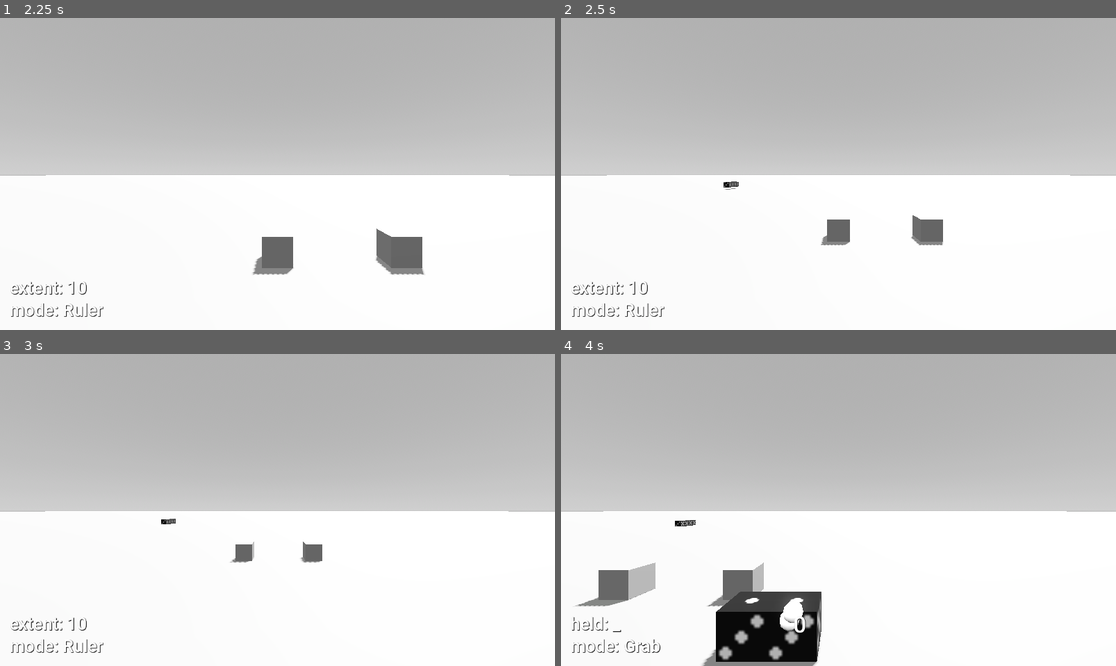
Above: before the commit, frames 1-4 (two rows, left to right).
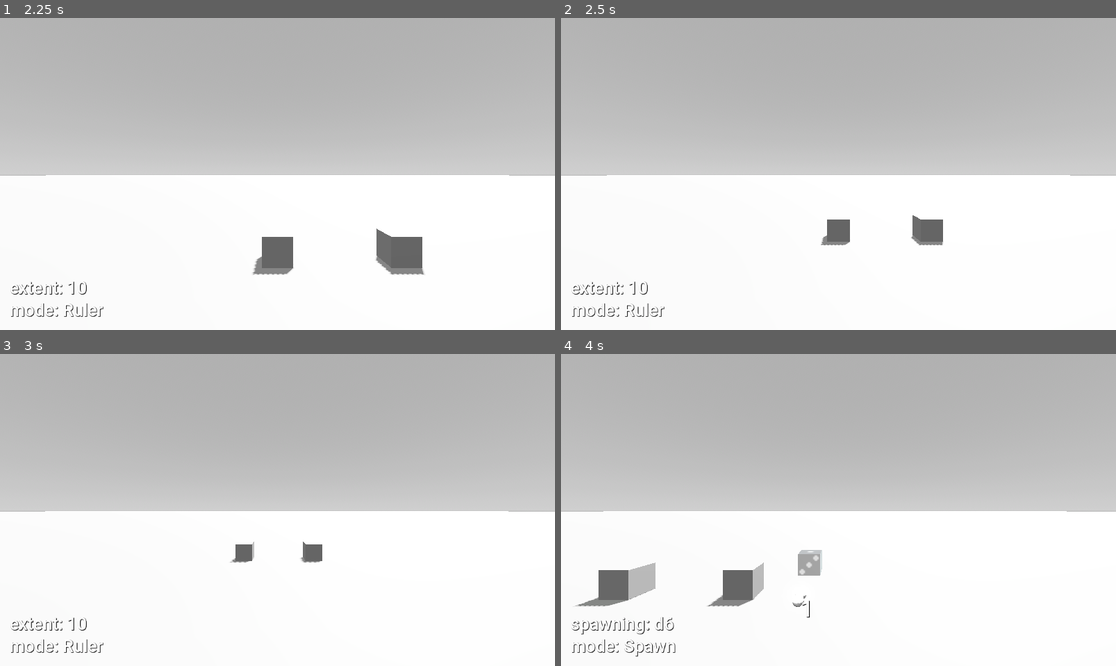
Above: after the commit, the same moments.

Repository: ktnlvr/table
Game: Godot game, scene res://scenes/base.tscn
Same seed, same stepped clock (60 frames per second), same inputs: the game is played once before the commit and once after it.
Inputs (mouse positions are in pixels of both pictures, inside the frame that each line leads up to):
- Up to frame 1 (2.25 s): tap Enter (Toggle Lock Height) at 0.5 s; move the mouse to (399, 158) at 0.52 s; press the mouse at (399, 158) at 0.53 s; hold D (Right) 0.53-1.25 s; tap Y (Next Mode) at 0.8, 2.1 s; release the mouse at (399, 158) at 1.25 s; click "Host" at 1.25 s; tap Space at 2 s; move the mouse to (166, 189) at 2.02 s; hold S (Back) from 2.03 s (still down)
- Up to frame 2 (2.5 s): keep holding S (Back); tap T at 2.3 s
- Up to frame 3 (3 s): move the mouse to (333, 441) at 2.77 s; release S (Back) at 2.78 s; hold D (Right) from 2.78 s (still down); hold T from 2.78 s (still down)
- Up to frame 4 (4 s): click (894, 441) at 3.05 s; move the mouse to (810, 572) at 3.52 s; release D (Right) at 3.53 s; release T at 3.53 s; hold W (Forward) from 3.53 s (still down); tap Shift (Boost) at 3.6 s; click (810, 572) at 3.67 s; tap Y (Next Mode) at 3.8 s

Frame 1 is identical in both runs. In frame 2, less than 0.1% of the frame differs, in the area x 29-33%, y 52-56%; in frame 3, less than 0.1%; in frame 4, 5.0%, in the area x 1-48%, y 53-100%.
Error before the commit: Invalid access to property or key 'position' on a base object of type 'Dictionary'. (res://scripts/controls/Controller.gd:239)

Commit message:
Add a mode for spawning things

Diff:
--- a/data/miniatures/Teapot.tres
+++ b/data/miniatures/Teapot.tres
@@ -1,5 +1,6 @@
-[gd_resource type="Resource" script_class="Miniature" load_steps=3 format=3 uid="uid://c7v7qhq0k2ha7"]
+[gd_resource type="Resource" script_class="Miniature" load_steps=4 format=3 uid="uid://c7v7qhq0k2ha7"]
 
+[ext_resource type="ArrayMesh" uid="uid://cet3vdcvmynbp" path="res://data/meshes/Teapot.obj" id="1_q11ae"]
 [ext_resource type="Script" path="res://scripts/data/Miniature.gd" id="2_acbrf"]
 
 [sub_resource type="StandardMaterial3D" id="StandardMaterial3D_oytmu"]
@@ -10,6 +11,7 @@
 [resource]
 script = ExtResource("2_acbrf")
 display_name = "Utah Teapot"
+_mesh = ExtResource("1_q11ae")
 material = SubResource("StandardMaterial3D_oytmu")
 density = 1.0
 face_values = {}
--- a/project.godot
+++ b/project.godot
@@ -85,11 +85,13 @@
 "Gentle Up"={
 "deadzone": 0.5,
 "events": [Object(InputEventMouseButton,"resource_local_to_scene":false,"resource_name":"","device":-1,"window_id":0,"a …(253 unchanged characters)…
+, Object(InputEventKey,"resource_local_to_scene":false,"resource_name":"","device":-1,"window_id":0,"alt_pressed":false,"shift_pressed":false,"ctrl_pressed":false,"meta_pressed":false,"pressed":false,"keycode":0,"physical_keycode":88,"key_label":0,"unicode":120,"location":0,"echo":false,"script":null)
 ]
 }
 "Gentle Down"={
 "deadzone": 0.5,
 "events": [Object(InputEventMouseButton,"resource_local_to_scene":false,"resource_name":"","device":-1,"window_id":0,"a …(253 unchanged characters)…
+, Object(InputEventKey,"resource_local_to_scene":false,"resource_name":"","device":-1,"window_id":0,"alt_pressed":false,"shift_pressed":false,"ctrl_pressed":false,"meta_pressed":false,"pressed":false,"keycode":0,"physical_keycode":90,"key_label":0,"unicode":122,"location":0,"echo":false,"script":null)
 ]
 }
 
--- a/scenes/prefabs/player.tscn
+++ b/scenes/prefabs/player.tscn
@@ -1,14 +1,32 @@
-[gd_scene load_steps=5 format=3 uid="uid://dlfkblp1gg5h4"]
+[gd_scene load_steps=7 format=3 uid="uid://dlfkblp1gg5h4"]
 
 [ext_resource type="Script" path="res://scripts/controls/Controller.gd" id="1_frclp"]
 [ext_resource type="Resource" uid="uid://b6ts5l3pgjq5h" path="res://data/miniatures/D6.tres" id="2_4d8w2"]
 [ext_resource type="Theme" uid="uid://e58brej7v4r5" path="res://ui/main.tres" id="3_dw5ud"]
 [ext_resource type="Material" uid="uid://do0u21ggc6r7i" path="res://materials/ruler.tres" id="4_ivexn"]
+[ext_resource type="Shader" path="res://shaders/hologram.gdshader" id="5_yrp11"]
+
+[sub_resource type="ShaderMaterial" id="ShaderMaterial_luuyn"]
+render_priority = 0
+shader = ExtResource("5_yrp11")
+shader_parameter/line_color = Vector4(1, 1, 1, 1)
+shader_parameter/line_width = 0.084
+shader_parameter/line_blur = 0.359
+shader_parameter/line_speed = 0.72
+shader_parameter/straight_lines = true
+shader_parameter/interrupt_width = 0.5
+shader_parameter/interrupt_blur = 0.25
+shader_parameter/interrupt_speed = 0.0850001
+shader_parameter/glow_color = Vector4(0.5, 0.75, 1, 1)
+shader_parameter/glow_itensity = 7.414
+shader_parameter/glow_amount = 8.341
+shader_parameter/flickering = 0.835
 
 [node name="Player" type="Node3D"]
 transform = Transform3D(1, 0, 0, 0, 1, 0, 0, 0, 1, 0, 3, 5)
 script = ExtResource("1_frclp")
 active_miniature = ExtResource("2_4d8w2")
+SPAWN_OVERLAY_SHADER = SubResource("ShaderMaterial_luuyn")
 
 [node name="Camera" type="Camera3D" parent="."]
 
@@ -71,3 +89,10 @@
 theme = ExtResource("3_dw5ud")
 theme_override_font_sizes/font_size = 48
 text = "Hii"
+
+[node name="Spawn Preview" type="Node3D" parent="."]
+transform = Transform3D(1, 0, 0, 0, 1, 0, 0, 0, 1, 0, 3, 5)
+top_level = true
+
+[node name="Preview Mesh" type="CSGMesh3D" parent="Spawn Preview"]
+cast_shadow = 0
--- a/scripts/controls/Controller.gd
+++ b/scripts/controls/Controller.gd
@@ -19,8 +19,11 @@
 enum {
 	MODE_GRAB,
 	MODE_RULER,
+	MODE_SPAWN,
 	amount_of_modes
 }
+
+@export var active_miniature: Miniature
 
 var locked_height = false
 var interact_with_frozen = false
@@ -40,7 +43,8 @@
 var current_ruler_length = 10
 var is_ruler_updating = false
 
-@export var active_miniature: Miniature
+# MODE_SPAWN
+@export var SPAWN_OVERLAY_SHADER: ShaderMaterial = null
 
 func try_grab(result):
 	if result:
@@ -116,17 +120,44 @@
 		$Ruler/A.global_position = raycast['position']
 		is_ruler_updating = true
 
+func _process_spawn(dt, raycast):
+	if not raycast:
+		return
+
+	var preview = $"Spawn Preview"
+	var preview_mesh = $"Spawn Preview/Preview Mesh"
+
+	preview.global_position = raycast['position']
+	preview_mesh.mesh = active_miniature.mesh()
+	preview_mesh.position.y = active_miniature.vertical_support_height()
+
+	if active_miniature.material == null:
+		preview_mesh.material = SPAWN_OVERLAY_SHADER
+	else:
+		preview_mesh.material = active_miniature.material.duplicate()
+		preview_mesh.material.albedo_color.a = 0.5
+		preview_mesh.material.transparency = BaseMaterial3D.TRANSPARENCY_ALPHA
+		preview_mesh.material.next_pass = SPAWN_OVERLAY_SHADER
+
+	if Input.is_action_just_pressed("Do"):
+		var at = raycast['position'] + Vector3.UP * active_miniature.vertical_support_height()
+		instantiate(at)
+
 func _process_mode(dt, raycast):
-	if mode == MODE_GRAB:
-		_process_grab(dt, raycast)
-	if mode == MODE_RULER:
-		_process_ruler(dt, raycast)
+	var lookup = {
+		MODE_GRAB: _process_grab,
+		MODE_RULER: _process_ruler,
+		MODE_SPAWN: _process_spawn,
+	}
+	lookup[mode].call(dt, raycast)
 
 func _mode_to_str() -> String:
 	if mode == MODE_GRAB:
 		return "Grab"
 	elif mode == MODE_RULER:
 		return "Ruler"
+	elif mode == MODE_SPAWN:
+		return "Spawn"
 	return "?????"
 
 func _update_status_text():
@@ -138,6 +169,9 @@
 		status_label.text += "held: " + held_name + "\n"
 	elif mode == MODE_RULER:
 		status_label.text += "extent: " + str(_max_ruler_extension()) + "\n"
+	elif mode == MODE_SPAWN:
+		if active_miniature:
+			status_label.text += "spawning: " + str(active_miniature.display_name) + "\n"
 	status_label.text += "mode: " + _mode_to_str() + "\n"
 	status_label.text += ""
 
@@ -235,9 +269,6 @@
 			if Input.is_action_just_pressed("Freeze"):
 				_handle_poke_freeze(target)
 
-	if Input.is_key_pressed(KEY_T):
-		self.instantiate.rpc(result['position'] + result['normal'])
-
 @rpc("call_local")
 func instantiate(at: Vector3):
 	var instance = load("res://data/miniatures/D6.tres").instantiate(self, at)
@@ -245,6 +276,7 @@
 func _handle_mode_switching():
 	if Input.is_action_just_pressed("Next Mode"):
 		mode = (mode + 1) % amount_of_modes
+		$"Spawn Preview".visible = mode == MODE_SPAWN
 
 func _display_ruler():
 	var a = $Ruler/A.global_position
--- a/scripts/data/Miniature.gd
+++ b/scripts/data/Miniature.gd
@@ -10,6 +10,18 @@
 var _cached_shape: ConvexPolygonShape3D = null
 var _cached_volume: float = INF
 var _cached_deduced_face_values: Dictionary
+var _cached_vertical_support: float = INF
+
+func vertical_support_height():
+	if _cached_vertical_support == INF:
+		var mesh_data = MeshDataTool.new()
+		mesh_data.create_from_surface(mesh(), 0)
+		var min_y = +INF
+		for v in range(mesh_data.get_vertex_count()):
+			var vert = mesh_data.get_vertex(v)
+			min_y = min(vert.y, min_y)
+		_cached_vertical_support = -min_y
+	return _cached_vertical_support
 
 func resolve_face_value(idx: int):
 	deduce_faces_values()
--- /dev/null
+++ b/shaders/hologram.gdshader
@@ -0,0 +1,47 @@
+// https://godotshaders.com/shader/scifi-hologram/
+
+shader_type spatial;
+render_mode unshaded;
+
+uniform sampler2D texture_image;
+
+uniform mediump vec4 line_color = vec4(0.0, 1.0, 0.0, 1.0);
+uniform mediump float line_width : hint_range(0, 1) = 0.005;
+uniform mediump float line_blur : hint_range(0, 1) = 0.2;
+uniform mediump float line_speed : hint_range(-1, 1) = 0.02;
+uniform  bool straight_lines = true;
+
+uniform mediump float interrupt_width : hint_range(0, 1) = 0.5;
+uniform mediump float interrupt_blur : hint_range(0, 1) = 0.25;
+uniform mediump float interrupt_speed : hint_range(-1, 1) = 0.2;
+
+uniform mediump vec4 glow_color = vec4(0.5, 0.75, 1.0, 1.0);
+uniform lowp float glow_itensity : hint_range(0, 20) = 4.5;
+uniform lowp float glow_amount : hint_range(0, 20) = 4.5;
+uniform lowp float flickering : hint_range(0, 1) = 0.55;
+
+vec3 fresnel_glow(float amount, float intensity, vec3 color, vec3 normal, vec3 view) {
+	return pow((1.0 - dot(normalize(normal), normalize(view))), amount) * color * intensity;
+}
+
+void fragment () {
+	vec2 canvas;
+	if (straight_lines) {
+			canvas = SCREEN_UV;
+	} else {
+		canvas = vec2(VIEW.x, VIEW.y);
+	}
+	vec2 lines = vec2(clamp(sin((TIME * line_speed + canvas.y) / line_width), line_blur, 1.0 - line_blur), canvas.x);
+	vec2 interupts = vec2(clamp(sin((TIME * interrupt_speed + canvas.y) / interrupt_width * 3.0), interrupt_blur, 1.0 - interrupt_blur), canvas.x);
+
+	float flicker = clamp(fract(cos(TIME) * 43758.5453123), flickering, 1.0);
+	vec4 imgtex = flicker * line_color * texture(texture_image, lines * interupts);
+	vec3 imgtex_color = vec3(imgtex.r, imgtex.g, imgtex.b);
+	vec3 fresnel_color = vec3(glow_color.r, glow_color.g, glow_color.b);
+	vec3 fresnel = fresnel_glow(glow_amount, glow_itensity, fresnel_color, NORMAL, VIEW);
+	ALBEDO = imgtex_color + fresnel;
+
+	//ALBEDO = vec3(imgtex.r, imgtex.g, imgtex.b);
+	EMISSION = glow_amount * vec3(glow_color.r, glow_color.g, glow_color.b);
+	ALPHA = lines.x * interupts.x;
+}
